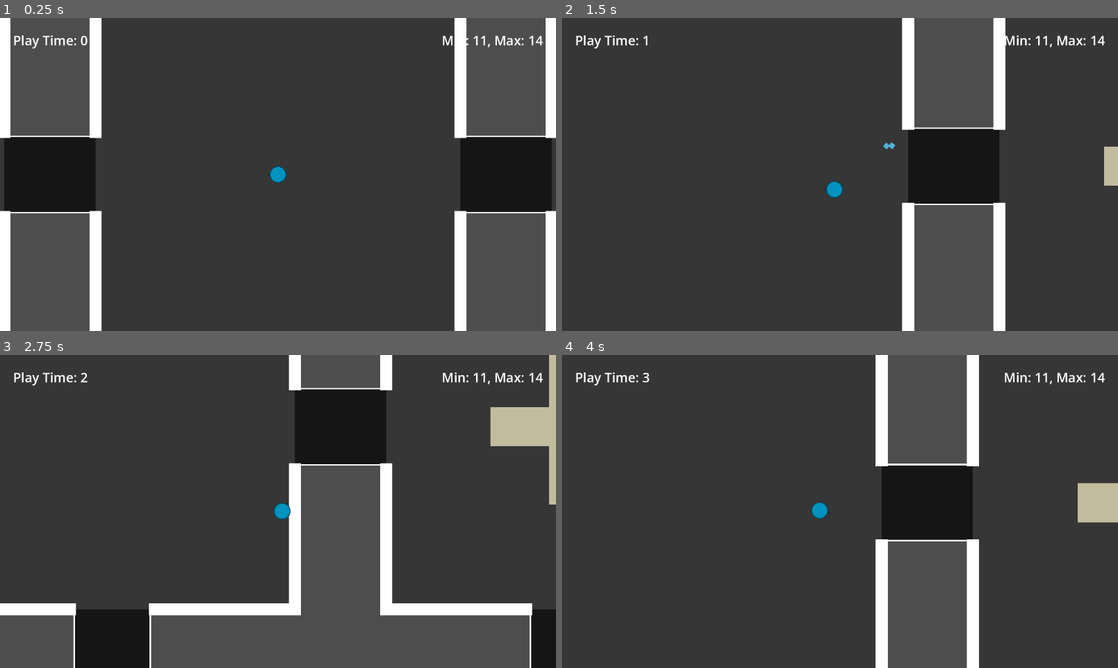
Above: before the commit, frames 1-4 (two rows, left to right).
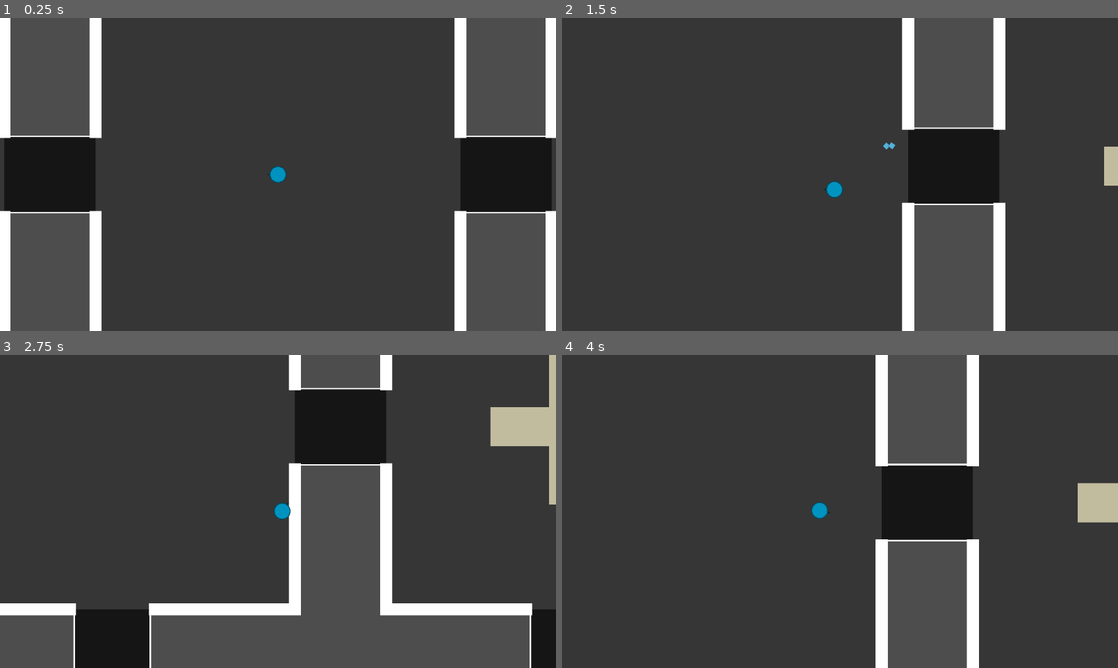
Above: after the commit, the same moments.

Repository: doanryderrhythm/thesis-1-vng-game
Game: Godot game, scene res://scenes/main_scenes/play_scene.tscn
Same seed, same stepped clock (60 frames per second), same inputs: the game is played once before the commit and once after it.
Inputs (mouse positions are in pixels of both pictures, inside the frame that each line leads up to):
- Up to frame 1 (0.25 s): no input
- Up to frame 2 (1.5 s): tap Enter at 0.5 s; move the mouse to (962, 158) at 0.52 s; hold Right (right) 0.53-1.28 s; tap Space (dash) at 0.6, 1.35 s; click (962, 158) at 0.67 s; move the mouse to (728, 190) at 1.27 s; hold Down (down) from 1.28 s (still down)
- Up to frame 3 (2.75 s): move the mouse to (333, 442) at 2.02 s; release Down (down) at 2.03 s; hold Right (right) from 2.03 s (still down); tap Space (dash) at 2.1 s
- Up to frame 4 (4 s): move the mouse to (812, 574) at 2.77 s; release Right (right) at 2.78 s; hold Up (up) 2.78-3.53 s; tap Space (dash) at 2.85, 3.6 s; click (812, 574) at 2.92 s; move the mouse to (1006, 558) at 3.52 s; hold Left (left) from 3.53 s (still down)

The runs differ from the first frame. In frame 1, 0.4% of the frame differs, in the area x 2-98%, y 5-10%; in frame 2, 0.4%; in frame 3, 0.4%; in frame 4, 0.4%.

Commit message:
Added different phase counts

Diff:
--- a/untitled-thesis-1-game/resources/stages/stage_stats_0.tres
+++ b/untitled-thesis-1-game/resources/stages/stage_stats_0.tres
@@ -5,5 +5,6 @@
 [resource]
 script = ExtResource("1_rg25i")
 time_to_pass = 15
+phase_count = 1
 min_enemy = 1
 max_enemy = 2
--- a/untitled-thesis-1-game/resources/stages/stage_stats_1.tres
+++ b/untitled-thesis-1-game/resources/stages/stage_stats_1.tres
@@ -5,5 +5,6 @@
 [resource]
 script = ExtResource("1_ihssp")
 time_to_pass = 35
+phase_count = 1
 min_enemy = 2
 max_enemy = 3
--- a/untitled-thesis-1-game/resources/stages/stage_stats_2.tres
+++ b/untitled-thesis-1-game/resources/stages/stage_stats_2.tres
@@ -5,5 +5,6 @@
 [resource]
 script = ExtResource("1_mhaby")
 time_to_pass = 80
+phase_count = 2
 min_enemy = 3
 max_enemy = 5
--- a/untitled-thesis-1-game/resources/stages/stage_stats_3.tres
+++ b/untitled-thesis-1-game/resources/stages/stage_stats_3.tres
@@ -5,5 +5,6 @@
 [resource]
 script = ExtResource("1_x8jue")
 time_to_pass = 140
+phase_count = 2
 min_enemy = 5
 max_enemy = 7
--- a/untitled-thesis-1-game/resources/stages/stage_stats_4.tres
+++ b/untitled-thesis-1-game/resources/stages/stage_stats_4.tres
@@ -5,5 +5,6 @@
 [resource]
 script = ExtResource("1_xdsio")
 time_to_pass = 180
+phase_count = 3
 min_enemy = 7
 max_enemy = 10
--- a/untitled-thesis-1-game/resources/stages/stage_stats_5.tres
+++ b/untitled-thesis-1-game/resources/stages/stage_stats_5.tres
@@ -5,5 +5,6 @@
 [resource]
 script = ExtResource("1_j3fxr")
 time_to_pass = 240
+phase_count = 3
 min_enemy = 9
 max_enemy = 12
--- a/untitled-thesis-1-game/resources/stages/stage_stats_6.tres
+++ b/untitled-thesis-1-game/resources/stages/stage_stats_6.tres
@@ -5,5 +5,6 @@
 [resource]
 script = ExtResource("1_pipr8")
 time_to_pass = 320
+phase_count = 2
 min_enemy = 11
 max_enemy = 14
--- /dev/null
+++ b/untitled-thesis-1-game/resources/stages/stage_stats_7.tres
@@ -0,0 +1,10 @@
+[gd_resource type="Resource" script_class="StageStats" format=3 uid="uid://bb0qxalji0sv5"]
+
+[ext_resource type="Script" uid="uid://ckywq5677c365" path="res://scripts/resources/resource_stage.gd" id="1_8fori"]
+
+[resource]
+script = ExtResource("1_8fori")
+time_to_pass = 450
+phase_count = 3
+min_enemy = 12
+max_enemy = 14
--- a/untitled-thesis-1-game/scenes/main_scenes/play_scene.tscn
+++ b/untitled-thesis-1-game/scenes/main_scenes/play_scene.tscn
@@ -1,11 +1,8 @@
 [gd_scene format=3 uid="uid://7hve4728seki"]
 
 [ext_resource type="PackedScene" uid="uid://bmne7bel88n5p" path="res://scenes/player/player.tscn" id="1_tt14s"]
-[ext_resource type="PackedScene" uid="uid://di78feag8gs8a" path="res://scenes/ui/debug_ui.tscn" id="2_qvacy"]
 
 [node name="PlayScene" type="Node2D" unique_id=1264302626]
-
-[node name="DebugUi" parent="." unique_id=2086543205 instance=ExtResource("2_qvacy")]
 
 [node name="Rooms" type="Node2D" parent="." unique_id=1728958944]
 
--- a/untitled-thesis-1-game/scenes/ui/debug_ui.tscn
+++ b/untitled-thesis-1-game/scenes/ui/debug_ui.tscn
@@ -19,7 +19,7 @@
 	play_time_label.text = \"Play Time: \" + str(GameManager.play_time_int)
 
 func change_min_max_enemy() -> void:
-	max_min_enemy_label.text = \"Min: \" + str(GameManager.min_enemies_num) + \", Max: \" + str(GameManager.max_enemies_num)
+	max_min_enemy_label.text = \"Min: \" + str(GameManager.min_enemies_num) + \", Max: \" + str(GameManager.max_enemies_num) + \", Phase: \" + str(GameManager.current_phase)
 "
 
 [node name="DebugUi" type="CanvasLayer" unique_id=2086543205]
--- a/untitled-thesis-1-game/scripts/autoload/game_manager.gd
+++ b/untitled-thesis-1-game/scripts/autoload/game_manager.gd
@@ -6,7 +6,7 @@
 var player: Player
 
 var current_level: int = 0
-
+var ongoing_level: int = 0
 var current_phase: int = 0
 var max_phase: int = 0
 
@@ -116,13 +116,21 @@
 
 		dir.list_dir_end()
 
+func start_stage() -> void:
+	ongoing_level = current_level
+	current_phase = stage_stats[ongoing_level].phase_count
+	pass
+
 func spawn_enemies(first_point: Vector2, last_point: Vector2) -> void:
 	var parent = get_tree().current_scene.find_child(ValueStorer.enemies_node)
 	if parent == null:
 		push_error("Enemies node not found!")
 		return
 
-	enemies_num = randi_range(min_enemies_num, max_enemies_num);
+	enemies_num = randi_range(
+		stage_stats[ongoing_level].min_enemy,
+		stage_stats[ongoing_level].max_enemy
+		)
 	current_enemies_num = enemies_num
 
 	for i in range(enemies_num):
@@ -203,6 +211,15 @@
 	current_enemies_num -= 1
 	print(current_enemies_num)
 	if current_enemies_num <= 0:
+		current_phase -= 1
+		if current_phase > 0:
+			var current_room = find_room(current_id_x, current_id_y)
+			spawn_enemies(
+				current_room.first_point.global_position,
+				current_room.last_point.global_position
+				)
+			return
+
 		var _room: Room = find_room(current_id_x, current_id_y)
 		print(_room)
 		if _room == null:
--- a/untitled-thesis-1-game/scripts/resources/resource_stage.gd
+++ b/untitled-thesis-1-game/scripts/resources/resource_stage.gd
@@ -3,5 +3,7 @@
 
 @export var time_to_pass: int
 
+@export var phase_count: int
+
 @export var min_enemy: int
 @export var max_enemy: int
--- a/untitled-thesis-1-game/scripts/room/base_room.gd
+++ b/untitled-thesis-1-game/scripts/room/base_room.gd
@@ -40,6 +40,7 @@
 	GameManager.delete_room(id_x, id_y)
 	GameManager.current_id_x = id_x
 	GameManager.current_id_y = id_y
+	GameManager.start_stage()
 	GameManager.spawn_enemies(first_point.global_position, last_point.global_position)
 	pass # Replace with function body.
 
